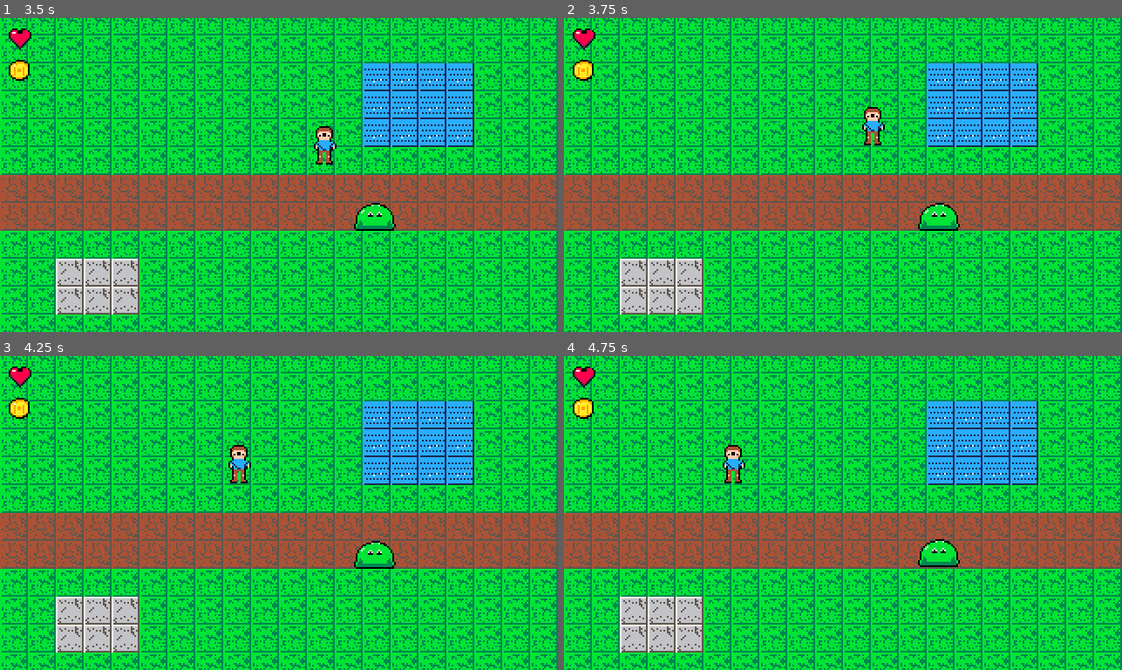
Above: before the commit, frames 1-4 (two rows, left to right).
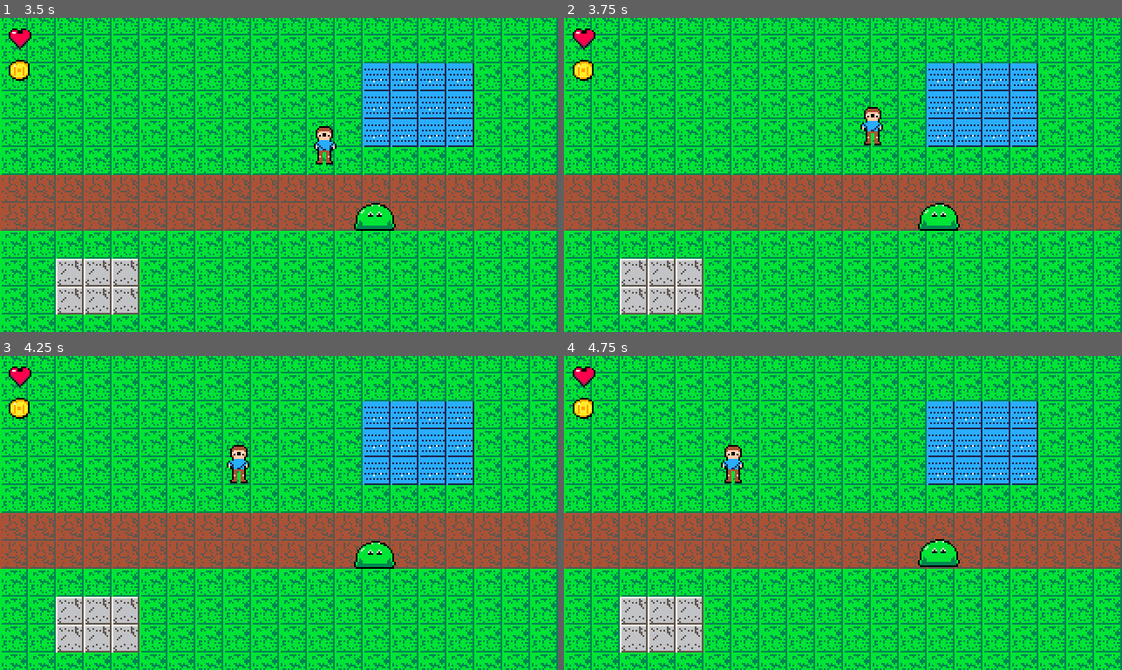
Above: after the commit, the same moments.

Repository: jarmstrong158/meristem
Game: Godot game, scene res://scenes/main.tscn
The game is run twice, just before and just after one commit, with the same random seed, the same clock (stepped at 60 frames per second) and the same inputs.
Inputs:
- Up to frame 1 (3.5 s): tap Enter at 0.5 s; hold D (move_right) 0.53-1.28 s; hold S (move_down) 1.28-2.03 s; hold D (move_right) 2.03-2.78 s; hold W (move_up) from 2.78 s (still down)
- Up to frame 2 (3.75 s): release W (move_up) at 3.53 s; hold A (move_left) from 3.53 s (still down)
- Up to frame 3 (4.25 s): keep holding A (move_left)
- Up to frame 4 (4.75 s): keep holding A (move_left)

Frame 1 is identical in both runs. In frame 2, less than 0.1% of the frame differs, in the area x 53-58%, y 33-36%; in frame 3, less than 0.1%; in frame 4, less than 0.1%.

Commit message:
feat(animation): proper front-facing walk cycle (replaces naive shift)
Reviewer flagged the first walk as bad — it shifted the lower third sideways (a
lean, not a walk). Researched front-facing walk cycles and redid it.

- generators: Generator.generate_frames() boundary (default 1 frame); agent-drawn
  builds a 4-frame RPG cycle (step-L -> stand -> step-R -> stand) from the idle:
  _squash_body (torso dips 1px, feet planted) + _lift_foot (alternating foot lift),
  legs split by the central gap. Vertical bob + foot-plant, not a lateral slide.
- compiler: SpriteFrames (idle/walk) + AnimatedSprite2D; top_down controller plays
  walk when moving, idle at rest.
- docs/research/01-walk-cycle.md: the technique + sources (Final Boss Blues, RPG
  Maker convention, Williams' four poses).
- tests: +2 generators (4 frames, gate-valid, feet alternate), +1 compiler (animated)
- slice regenerated: 13 assets, animated player; runs headless exit 0, move speed 80.0

dec-0018 recorded.

Diff:
--- a/examples/slice-01/game/assets/char_player_idle.png.prov.json
+++ b/examples/slice-01/game/assets/char_player_walk_0.png.prov.json
@@ -2,12 +2,12 @@
   "backend": "agent-drawn",
   "contract_hash": "sha256:feaa81f962b43944132d6f175e065157",
   "contract_name": "bakeoff-pico8-v1",
-  "created_at": "2026-07-22T15:47:46+00:00",
+  "created_at": "2026-07-22T17:02:18+00:00",
   "gate_version": "0.1.0",
   "human_edited": false,
   "model": null,
   "model_version": null,
   "prompt": null,
   "seed": null,
-  "source_sha256": "sha256:bbe285675c06db31772f1e2301d38dbe8248876731cc6b01b6585bbc16e33402"
+  "source_sha256": "sha256:5e3e1216cc915ba4f9814519bfd4725f850dacf5fc2c4907c42377df57465767"
 }
--- a/examples/slice-01/game/assets/icon_sword.png.prov.json
+++ b/examples/slice-01/game/assets/char_player_walk_1.png.prov.json
@@ -2,12 +2,12 @@
   "backend": "agent-drawn",
   "contract_hash": "sha256:feaa81f962b43944132d6f175e065157",
   "contract_name": "bakeoff-pico8-v1",
-  "created_at": "2026-07-22T15:47:46+00:00",
+  "created_at": "2026-07-22T17:02:18+00:00",
   "gate_version": "0.1.0",
   "human_edited": false,
   "model": null,
   "model_version": null,
   "prompt": null,
   "seed": null,
-  "source_sha256": "sha256:35b655586ee29be4e60444f437a7efdcd1bee66a326cf8e8c9a68f2f1b7aa124"
+  "source_sha256": "sha256:bbe285675c06db31772f1e2301d38dbe8248876731cc6b01b6585bbc16e33402"
 }
--- /dev/null
+++ b/examples/slice-01/game/assets/char_player_walk_2.png.prov.json
@@ -0,0 +1,13 @@
+{
+  "backend": "agent-drawn",
+  "contract_hash": "sha256:feaa81f962b43944132d6f175e065157",
+  "contract_name": "bakeoff-pico8-v1",
+  "created_at": "2026-07-22T17:02:18+00:00",
+  "gate_version": "0.1.0",
+  "human_edited": false,
+  "model": null,
+  "model_version": null,
+  "prompt": null,
+  "seed": null,
+  "source_sha256": "sha256:8bf787328149fc9a8ebef2c4c023fe928333ec93dca2423139cbc2b69a6e7d74"
+}
--- /dev/null
+++ b/examples/slice-01/game/assets/char_player_walk_3.png.prov.json
@@ -0,0 +1,13 @@
+{
+  "backend": "agent-drawn",
+  "contract_hash": "sha256:feaa81f962b43944132d6f175e065157",
+  "contract_name": "bakeoff-pico8-v1",
+  "created_at": "2026-07-22T17:02:18+00:00",
+  "gate_version": "0.1.0",
+  "human_edited": false,
+  "model": null,
+  "model_version": null,
+  "prompt": null,
+  "seed": null,
+  "source_sha256": "sha256:bbe285675c06db31772f1e2301d38dbe8248876731cc6b01b6585bbc16e33402"
+}
--- a/examples/slice-01/game/assets/enemy_slime_idle.png.prov.json
+++ b/examples/slice-01/game/assets/enemy_slime_idle.png.prov.json
@@ -2,7 +2,7 @@
   "backend": "agent-drawn",
   "contract_hash": "sha256:feaa81f962b43944132d6f175e065157",
   "contract_name": "bakeoff-pico8-v1",
-  "created_at": "2026-07-22T15:47:46+00:00",
+  "created_at": "2026-07-22T17:02:18+00:00",
   "gate_version": "0.1.0",
   "human_edited": false,
   "model": null,
--- a/examples/slice-01/game/assets/tile_dirt.png.prov.json
+++ b/examples/slice-01/game/assets/tile_dirt.png.prov.json
@@ -2,7 +2,7 @@
   "backend": "procedural",
   "contract_hash": "sha256:feaa81f962b43944132d6f175e065157",
   "contract_name": "bakeoff-pico8-v1",
-  "created_at": "2026-07-22T15:47:46+00:00",
+  "created_at": "2026-07-22T17:02:18+00:00",
   "gate_version": "0.1.0",
   "human_edited": false,
   "model": null,
--- a/examples/slice-01/game/assets/tile_grass.png.prov.json
+++ b/examples/slice-01/game/assets/tile_grass.png.prov.json
@@ -2,7 +2,7 @@
   "backend": "procedural",
   "contract_hash": "sha256:feaa81f962b43944132d6f175e065157",
   "contract_name": "bakeoff-pico8-v1",
-  "created_at": "2026-07-22T15:47:46+00:00",
+  "created_at": "2026-07-22T17:02:18+00:00",
   "gate_version": "0.1.0",
   "human_edited": false,
   "model": null,
--- a/examples/slice-01/game/assets/tile_stone.png.prov.json
+++ b/examples/slice-01/game/assets/tile_stone.png.prov.json
@@ -2,7 +2,7 @@
   "backend": "procedural",
   "contract_hash": "sha256:feaa81f962b43944132d6f175e065157",
   "contract_name": "bakeoff-pico8-v1",
-  "created_at": "2026-07-22T15:47:46+00:00",
+  "created_at": "2026-07-22T17:02:18+00:00",
   "gate_version": "0.1.0",
   "human_edited": false,
   "model": null,
--- a/examples/slice-01/game/assets/tile_water.png.prov.json
+++ b/examples/slice-01/game/assets/tile_water.png.prov.json
@@ -2,7 +2,7 @@
   "backend": "procedural",
   "contract_hash": "sha256:feaa81f962b43944132d6f175e065157",
   "contract_name": "bakeoff-pico8-v1",
-  "created_at": "2026-07-22T15:47:46+00:00",
+  "created_at": "2026-07-22T17:02:18+00:00",
   "gate_version": "0.1.0",
   "human_edited": false,
   "model": null,
--- a/examples/slice-01/game/assets/ui_coin.png.prov.json
+++ b/examples/slice-01/game/assets/ui_coin.png.prov.json
@@ -2,7 +2,7 @@
   "backend": "agent-drawn",
   "contract_hash": "sha256:feaa81f962b43944132d6f175e065157",
   "contract_name": "bakeoff-pico8-v1",
-  "created_at": "2026-07-22T15:47:46+00:00",
+  "created_at": "2026-07-22T17:02:18+00:00",
   "gate_version": "0.1.0",
   "human_edited": false,
   "model": null,
--- a/examples/slice-01/game/assets/ui_heart.png.prov.json
+++ b/examples/slice-01/game/assets/ui_heart.png.prov.json
@@ -2,7 +2,7 @@
   "backend": "agent-drawn",
   "contract_hash": "sha256:feaa81f962b43944132d6f175e065157",
   "contract_name": "bakeoff-pico8-v1",
-  "created_at": "2026-07-22T15:47:46+00:00",
+  "created_at": "2026-07-22T17:02:18+00:00",
   "gate_version": "0.1.0",
   "human_edited": false,
   "model": null,
--- a/examples/slice-01/game/scenes/player.tscn
+++ b/examples/slice-01/game/scenes/player.tscn
@@ -1,6 +1,6 @@
 [gd_scene load_steps=4 format=3]
 
-[ext_resource type="Texture2D" path="res://assets/char_player_idle.png" id="1_tex"]
+[ext_resource type="SpriteFrames" path="res://scenes/player_frames.tres" id="1_frames"]
 [ext_resource type="Script" path="res://scripts/player.gd" id="2_scr"]
 
 [sub_resource type="RectangleShape2D" id="RectangleShape2D_player"]
@@ -9,9 +9,11 @@
 [node name="Player" type="CharacterBody2D"]
 script = ExtResource("2_scr")
 
-[node name="Sprite2D" type="Sprite2D" parent="."]
+[node name="AnimatedSprite2D" type="AnimatedSprite2D" parent="."]
 offset = Vector2(0, -16)
-texture = ExtResource("1_tex")
+sprite_frames = ExtResource("1_frames")
+animation = &"idle"
+autoplay = "idle"
 
 [node name="CollisionShape2D" type="CollisionShape2D" parent="."]
 position = Vector2(0, -8)
--- /dev/null
+++ b/examples/slice-01/game/scenes/player_frames.tres
@@ -0,0 +1,20 @@
+[gd_resource type="SpriteFrames" load_steps=6 format=3]
+
+[ext_resource type="Texture2D" path="res://assets/char_player_idle.png" id="1_f"]
+[ext_resource type="Texture2D" path="res://assets/char_player_walk_0.png" id="2_f"]
+[ext_resource type="Texture2D" path="res://assets/char_player_walk_1.png" id="3_f"]
+[ext_resource type="Texture2D" path="res://assets/char_player_walk_2.png" id="4_f"]
+[ext_resource type="Texture2D" path="res://assets/char_player_walk_3.png" id="5_f"]
+
+[resource]
+animations = [{
+"frames": [{"duration": 1.0, "texture": ExtResource("1_f")}],
+"loop": true,
+"name": &"idle",
+"speed": 5.0
+}, {
+"frames": [{"duration": 1.0, "texture": ExtResource("2_f")}, {"duration": 1.0, "texture": ExtResource("3_f")}, {"duration": 1.0, "texture": ExtResource("4_f")}, {"duration": 1.0, "texture": ExtResource("5_f")}],
+"loop": true,
+"name": &"walk",
+"speed": 8.0
+}]
--- a/examples/slice-01/game/scripts/player.gd
+++ b/examples/slice-01/game/scripts/player.gd
@@ -7,10 +7,19 @@
 const ACCEL: float = 600.0
 const FRICTION: float = 400.0
 
+@onready var _anim: AnimatedSprite2D = $AnimatedSprite2D
+
 func _physics_process(delta: float) -> void:
 	var dir: Vector2 = Input.get_vector("move_left", "move_right", "move_up", "move_down")
 	if dir != Vector2.ZERO:
 		velocity = velocity.move_toward(dir * MOVE_SPEED, ACCEL * delta)
 	else:
 		velocity = velocity.move_toward(Vector2.ZERO, FRICTION * delta)
+	if _anim != null:
+		if velocity.length() > 5.0:
+			_anim.play("walk")
+			if absf(dir.x) > 0.0:
+				_anim.flip_h = dir.x < 0.0
+		else:
+			_anim.play("idle")
 	move_and_slide()
Binary file added: examples/slice-01/game/assets/char_player_walk_0.png
Binary file added: examples/slice-01/game/assets/char_player_walk_1.png
Binary file added: examples/slice-01/game/assets/char_player_walk_2.png
Binary file added: examples/slice-01/game/assets/char_player_walk_3.png
Not shown, changed: DECISIONS.md
Not shown, added: docs/research/01-walk-cycle.md
Not shown, changed: packages/compiler/meristem_compiler/assets.py
Not shown, changed: packages/compiler/meristem_compiler/compile.py
Not shown, changed: packages/compiler/meristem_compiler/scenes.py
Not shown, changed: packages/compiler/meristem_compiler/templates/top_down_controller.gd.tmpl
Not shown, changed: packages/compiler/tests/test_compile.py
Not shown, changed: packages/generators/meristem_generators/agent_drawn.py
(and 2 more such lines)
